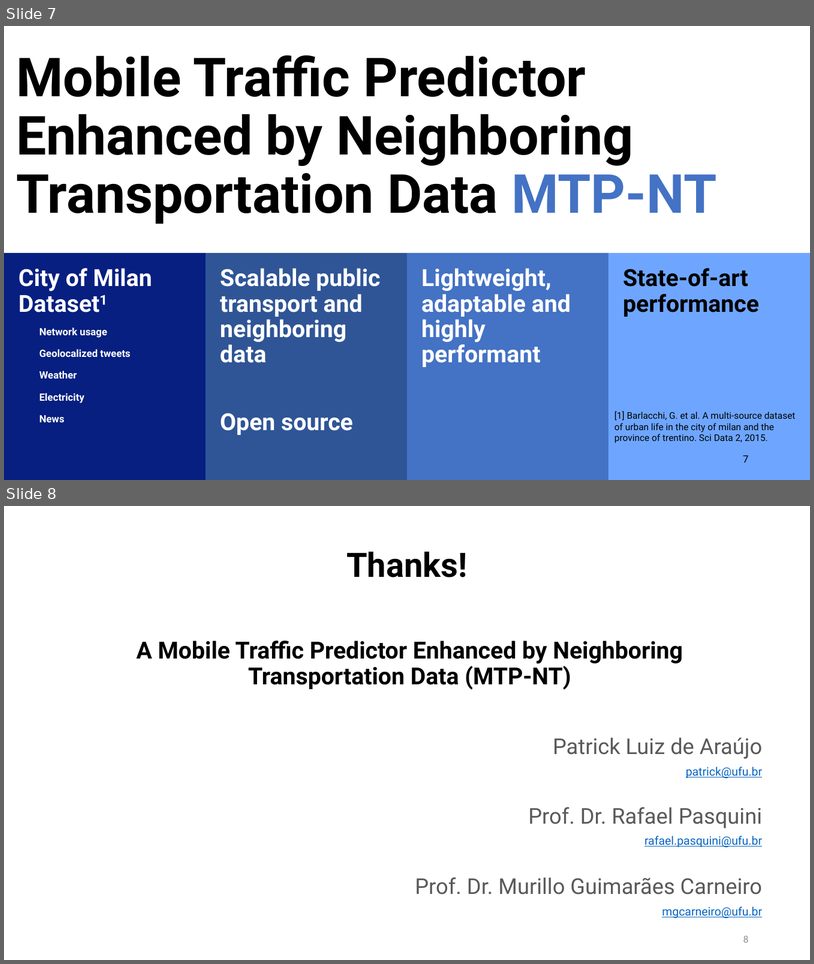
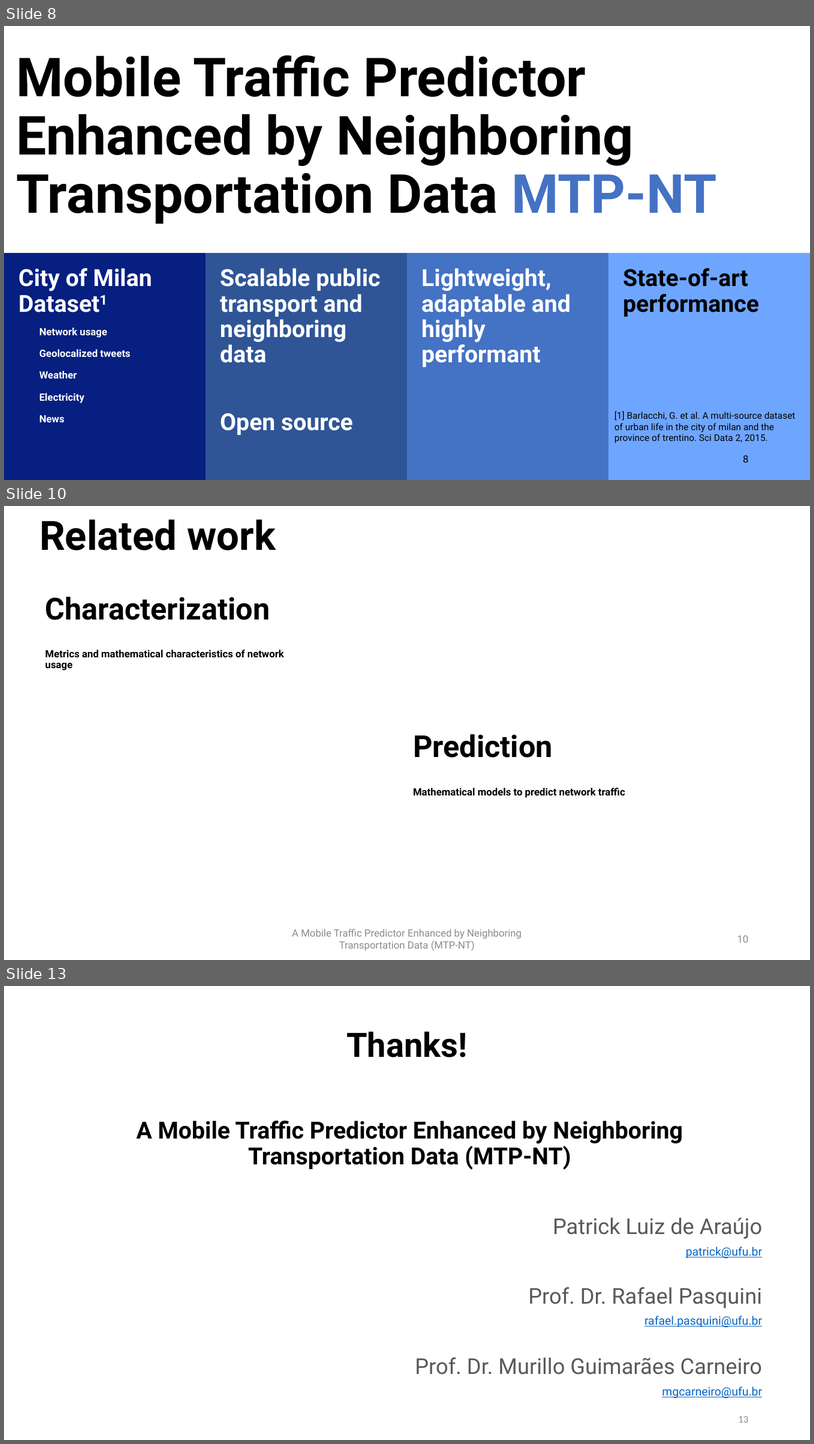
Before and after one commit to PatrickLdA/milan-telecom-analysis, a slide deck: defesa.pptx. Shown one above the other, each under a label of ours: slides 7 and 8 before the commit, slides 8, 10 and 13 after it; the slides between them are not shown. The pictures are 814x964 and 814x1444 pixels, drawn with LibreOffice and Linux fonts; fonts in the diff are those of the drawing. Boxes give left, top, right and bottom in pixels: in the first picture for what was removed or moved away, otherwise in the second. Text is boxed around its words. In the diff, an @@ line names an element or a change of style, - is before the commit and + after.

```diff
--- a/defesa.pptx
+++ b/defesa.pptx
@@ slide 10 added at box(4, 506, 810, 960), background #FFFFFF @@
@@ text added at box(39, 519, 276, 550), 48 pt, text #000000, bold @@
+Related work
@@ text added at box(45, 597, 270, 620), 36 pt, text #000000, bold @@
+Characterization
@@ title added at box(45, 649, 284, 670), 12 pt, text #000000, bold @@
+Metrics and mathematical characteristics of network usage
@@ text added at box(413, 734, 553, 757), 36 pt, text #000000, bold @@
+Prediction
@@ text added at box(413, 787, 626, 798), 12 pt, text #000000, bold @@
+Mathematical models to predict network traffic
@@ text added at box(292, 928, 522, 951), 12 pt, text #8C8C8C @@
+A Mobile Traffic Predictor Enhanced by Neighboring Transportation Data (MTP-NT)
@@ page number added at box(738, 935, 749, 942), 12 pt, text #8C8C8C @@
+10
@@ what was slide 7 is now slide 8 @@
@@ page number at box(743, 455, 749, 462): text changed @@
-7
+8
@@ what was slide 8 is now slide 13 @@
@@ page number at box(738, 1416, 749, 1422): text changed @@
-8
+13
```
Also in this commit, not shown: 1 slide changed, 4 other slides added.
